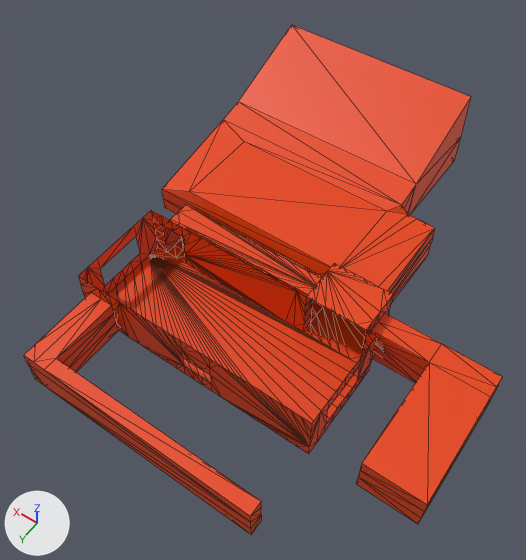
What one commit did to the glTF model assets/map.glb.
The view is the same before and after, from a 50 mm lens placed at (-4.2, 23.4, 49.8), pointed at (17.3, -6.6, 2.6). The axes (+X, +Y, +Z) are drawn at lower left. The lights are the same throughout. Mesh edges are drawn as thin lines. Where no turn or scale is listed for an object, it has been applied to the vertices. Vertices at the same position are counted once.
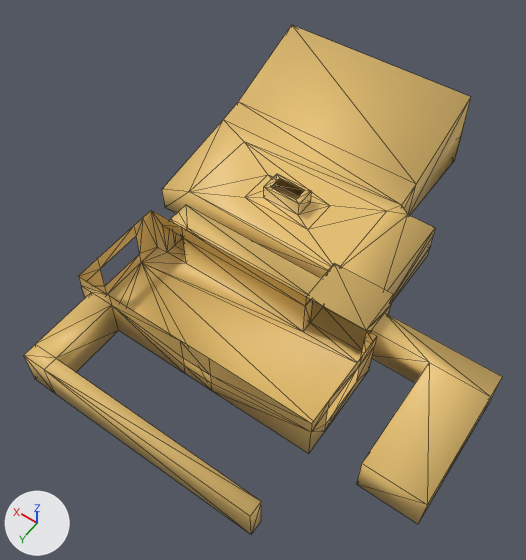
The newer file is also rescaled (x1.374) as a whole; pictures and numbers use the older file's frame.

Location of each change, [x1, y1, x2, y2] in pixels of the pictures (526 x 560 px):
part 1 of me_plane, cut back
    before: [24, 186, 502, 534]
    after: [190, 142, 435, 303]
part 2 of me_plane, recoloured
    both: [45, 25, 490, 516]

What changed in the scene script:
```text
Add mat_material_002:
    mat_material_002 = principled_material('Material.002')
    mat_material_002.base_color = (0.8, 0.535, 0.166)  # orange #e7c171
Change me_plane:
    used by ob_plane; location = (0.0, 0.0, 0.0)
    remove me_plane.from_pydata(...)  # 365 vertices, 650 faces; spans x -2.5..31.4, y -31.6..10.1, z 0.0..7.9
    add me_plane.from_pydata(...)  # 150 vertices, 279 faces; spans x -2.5..31.4, y -31.6..10.1, z 0.0..7.9
    me_plane part 1: 233 vertices removed from x -2.5..31.4, y -21.8..10.1, z 0.0..4.8; 18 vertices added at x 8.2..23.6, y -19.1..-12.7, z 0.9..5.0
    me_plane part 2: 54 faces spanning x -2.5..31.4, y -31.6..10.1, z 0.0..7.9 switch from mat_material_001 (orange #e74300) to mat_material_002 (orange #e7c171)
    me_plane part 3: the surface is now shaded smooth
```
